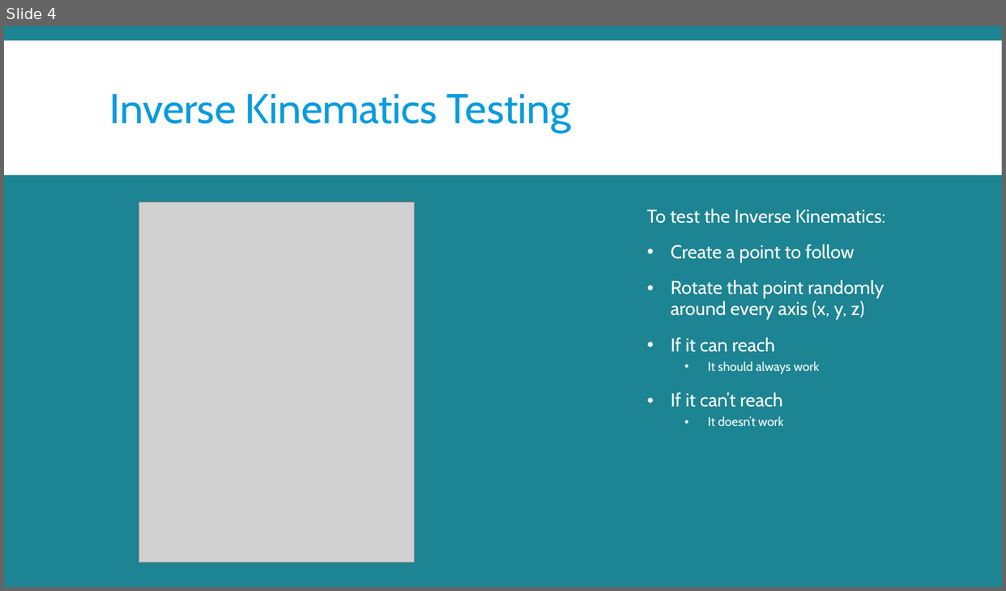
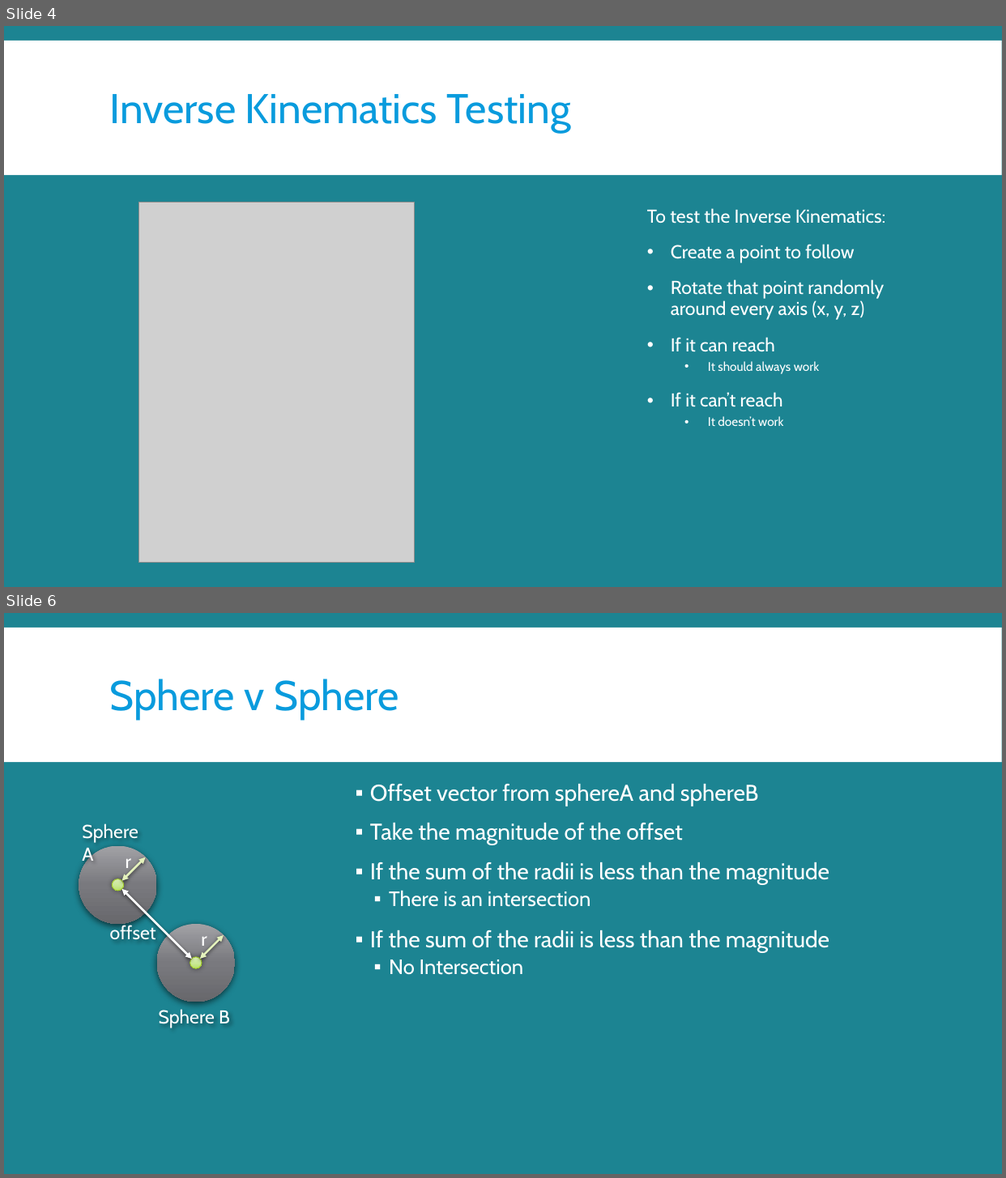
Before and after one commit to migiesmith/Physics-based-Animation-Coursework, a slide deck: Presentation/Inverse Kinematics and Particles.pptx. Shown one above the other, each under a label of ours: slide 4 before the commit, slides 4 and 6 after it; the slides between them are not shown. The pictures are 1006x591 and 1006x1178 pixels, drawn with LibreOffice and Linux fonts; fonts in the diff are those of the drawing; grey boxes stand for pictures. Boxes give left, top, right and bottom in pixels: in the first picture for what was removed or moved away, otherwise in the second. Text is boxed around its words. In the diff, an @@ line names an element or a change of style, - is before the commit and + after.

```diff
--- a/Presentation/Inverse Kinematics and Particles.pptx
+++ b/Presentation/Inverse Kinematics and Particles.pptx
@@ slide 6 added at <box>4,613,1002,1174</box>, background #1C8492; not listed: 1 template element that a slide beside it also shows @@
@@ title added at <box>110,679,398,719</box>, 40 pt, text #099BDD @@
+Sphere v Sphere
@@ text added at <box>370,784,829,975</box>, 22 pt, text #FFFFFF @@
+▪ Offset vector from sphereA and sphereB
+▪ Take the magnitude of the offset
+▪ If the sum of the radii is less than the magnitude
+  ▪ There is an intersection
+▪ If the sum of the radii is less than the magnitude
+  ▪ No Intersection
@@ text added at <box>82,824,138,866</box>, 18 pt, text #FFFFFF @@
+Sphere A
@@ ellipse added at <box>79,845,157,924</box>, fill gradient #A1A1A5 to #79797F to #68686D @@
@@ ellipse added at <box>112,879,123,891</box>, fill gradient #D8EDB3 to #CDEA9A to #BAE26A, outline #A5D028 0.75 pt @@
@@ double arrow added from (122, 881) to (146, 858), #E4F2BC 2 pt @@
@@ text added at <box>126,858,131,873</box>, 18 pt, text #FFFFFF @@
+r
@@ double arrow added from (122, 889) to (192, 959), #FFFFFF 2 pt @@
@@ text added at <box>110,923,156,940</box>, 18 pt, text #FFFFFF @@
+offset
@@ ellipse added at <box>157,924,235,1002</box>, fill gradient #A1A1A5 to #79797F to #68686D @@
@@ double arrow added from (200, 959) to (224, 935), #E4F2BC 2 pt @@
@@ text added at <box>201,936,206,946</box>, 18 pt, text #FFFFFF @@
+r
@@ ellipse added at <box>190,957,202,969</box>, fill gradient #D8EDB3 to #CDEA9A to #BAE26A, outline #A5D028 0.75 pt @@
@@ text added at <box>159,1009,230,1029</box>, 18 pt, text #FFFFFF @@
+Sphere B
```
Also in this commit, not shown: 10 other slides added, 1 other file.
